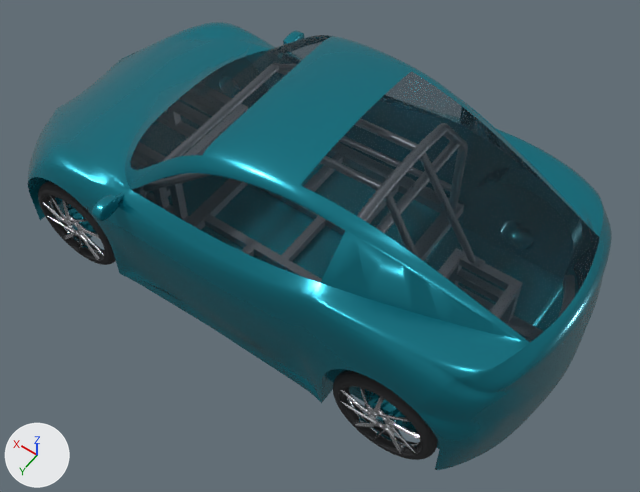
An edit to the glTF model public/models/voltaris-arac.glb, drawn before and after from the same camera.
The view is the same before and after, from a 50 mm lens placed at (-2.45, 2.47, 4.07), pointed at (-0.8, 0.15, 0.44). The axes (+X, +Y, +Z) are drawn at lower left. The lights are the same throughout. The first picture is the older version.

The first picture shows 'Cam', 'Govde', 'Tekerlek_01', 'Tekerlek_03' and 2 more.
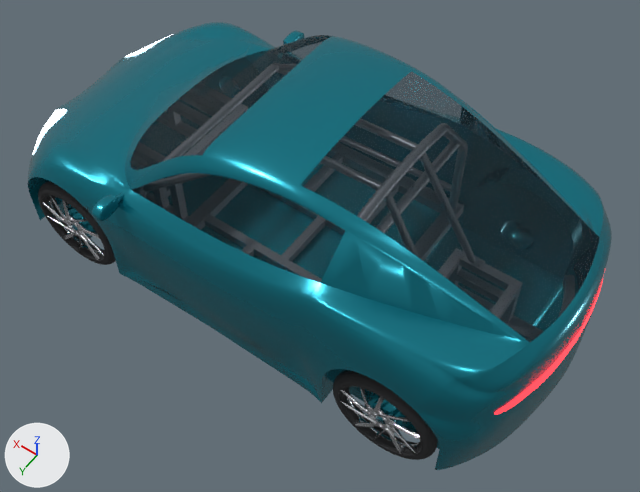
The newer file is also turned or shifted as a whole; pictures and numbers use the older file's frame.

The change, as a list of edits to the scene's bpy script:
```text
Add mat_stop:
    mat_stop = principled_material('Stop')
    mat_stop.base_color = (0.2, 0.02, 0.03)  # dark red #7c2730
    mat_stop.roughness = 0.12
    mat_stop.emission_color = (1.0, 0.035, 0.05)  # red #ff353f
    mat_stop.emission_strength = 2.0
Add mat_far:
    mat_far = principled_material('Far')
    mat_far.base_color = (0.55, 0.6, 0.68)  # light grey #c4cbd7
    mat_far.roughness = 0.12
    mat_far.emission_color = (0.85, 0.93, 1.0)  # white #edf7ff
    mat_far.emission_strength = 3.0
Add me_stop:
    me_stop.from_pydata(...)  # 649 vertices, 1224 faces; spans x -1.59..-1.463, y -0.581..0.579, z 0.577..0.663
    me_stop.materials.append(mat_stop)  # dark red #7c2730, glowing red #ff353f
Add me_far_02:
    me_far_02.from_pydata(...)  # 649 vertices, 1224 faces; spans x 1.328..1.539, y -0.621..-0.281, z 0.498..0.623
    me_far_02.materials.append(mat_far)  # light grey #c4cbd7, glowing white #edf7ff
Add me_far_01:
    me_far_01.from_pydata(...)  # 649 vertices, 1224 faces; spans x 1.328..1.539, y 0.279..0.619, z 0.498..0.623
    me_far_01.materials.append(mat_far)  # light grey #c4cbd7, glowing white #edf7ff
Add ob_stop:
    ob_stop = bpy.data.objects.new('Stop', me_stop)
    ob_stop.location = (-0.557, 0.001, 0.0)
Add ob_far_02:
    ob_far_02 = bpy.data.objects.new('Far_02', me_far_02)
    ob_far_02.location = (-0.557, 0.001, 0.0)
Add ob_far_01:
    ob_far_01 = bpy.data.objects.new('Far_01', me_far_01)
    ob_far_01.location = (-0.557, 0.001, 0.0)
```

What differs and where, as boxes (x1, y1, x2, y2) in the pictures (640 x 492 px):
'Stop', added
    after: (494, 272, 605, 415)
'Far_01', added
    after: (32, 109, 67, 155)
'Far_02', added
    after: (125, 34, 173, 57)
